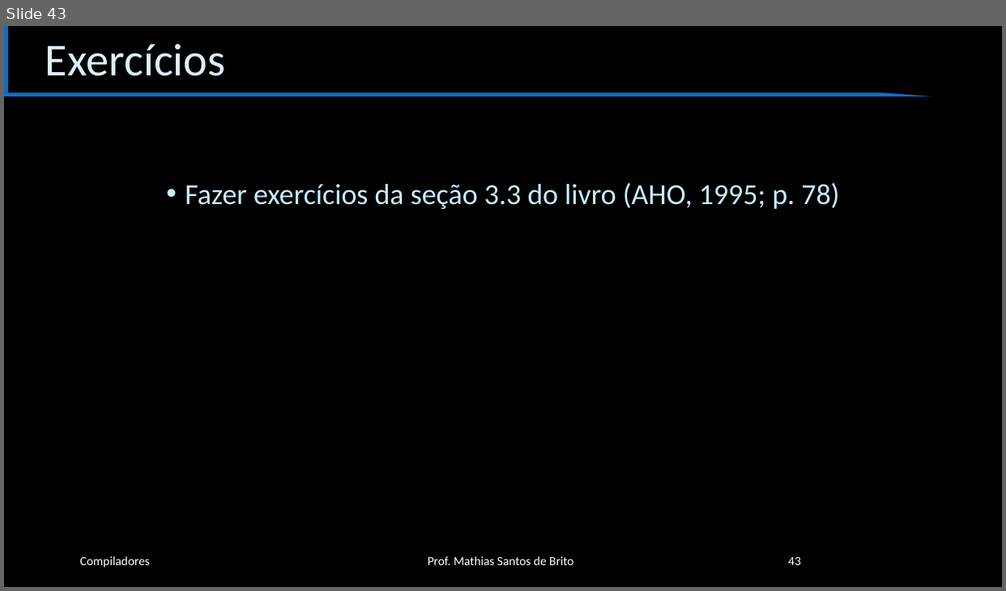
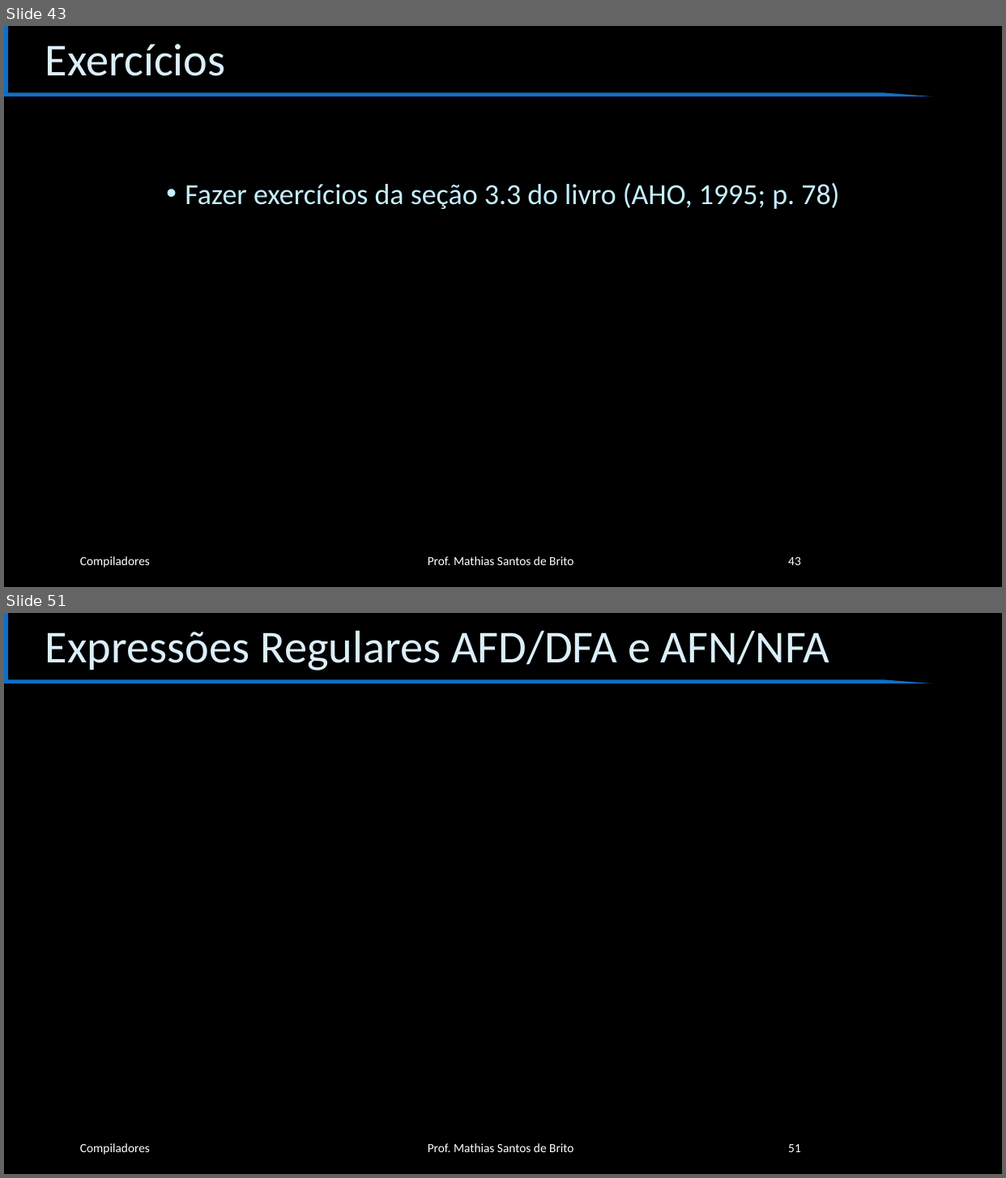
Before and after one commit to cet058-Org/2019.1, a slide deck: slides.pptx. Shown one above the other, each under a label of ours: slide 43 before the commit, slides 43 and 51 after it; the slides between them are not shown. The pictures are 1006x591 and 1006x1178 pixels, drawn with LibreOffice and Linux fonts; fonts in the diff are those of the drawing; grey boxes stand for pictures; background and template pictures are left out. Boxes give left, top, right and bottom in pixels: in the first picture for what was removed or moved away, otherwise in the second. Text is boxed around its words. In the diff, an @@ line names an element or a change of style, - is before the commit and + after.

```diff
--- a/slides.pptx
+++ b/slides.pptx
@@ slide 51 added at box(4, 613, 1002, 1174), background #000000; not listed: 1 template element that a slide beside it also shows @@
@@ title added at box(45, 630, 830, 671), 44 pt, text #DBEFF9 @@
+Expressões Regulares AFD/DFA e AFN/NFA
@@ text added at box(80, 1144, 150, 1155), 12 pt, text #FFFFFF @@
+Compiladores
@@ text added at box(428, 1144, 573, 1152), 12 pt, text #FFFFFF @@
+Prof. Mathias Santos de Brito
@@ page number added at box(788, 1144, 801, 1152), 12 pt, text #FFFFFF @@
+51
```
Also in this commit, not shown: 7 other slides added, 1 other file.
